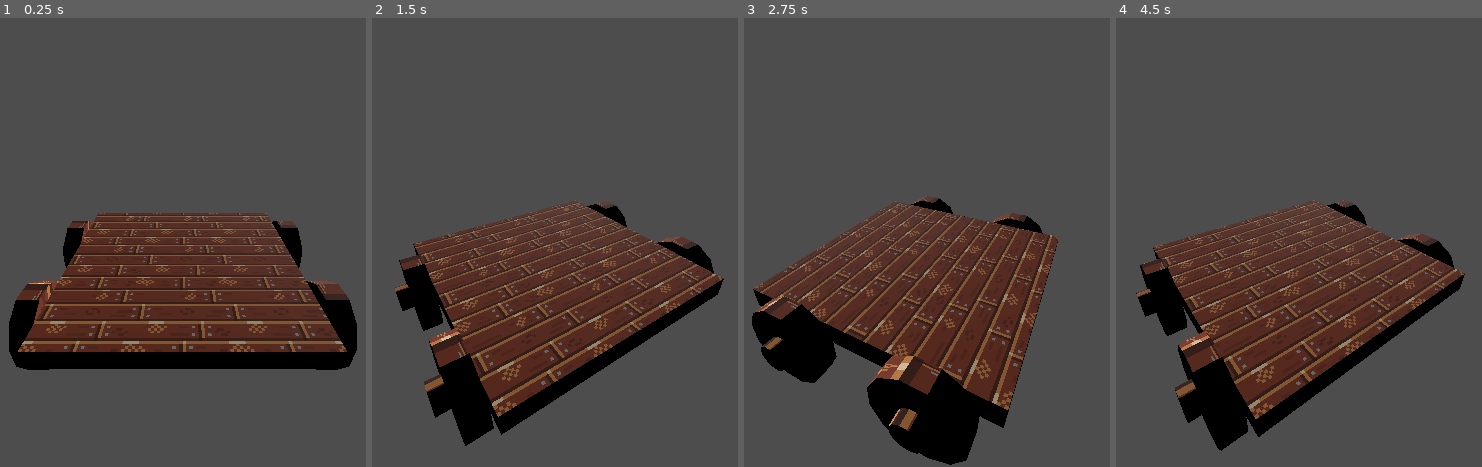
Above: before the commit, frames 1-4 (left to right).
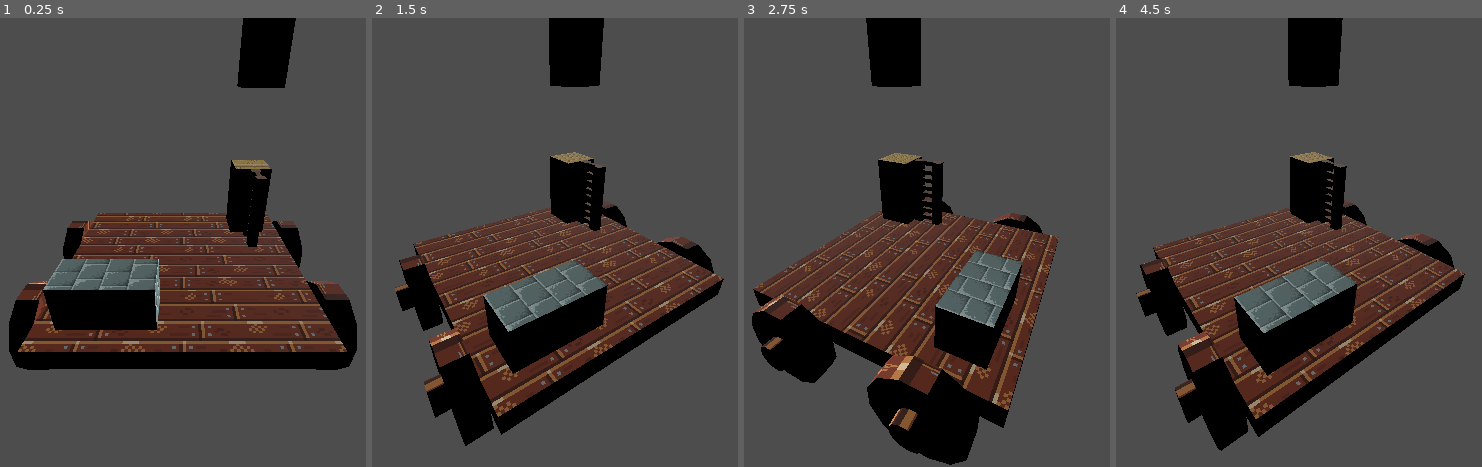
Above: after the commit, the same moments.

Repository: RoboPesce/IfYouBuildItTheyWillScale
Game: Godot game, scene res://Game/World/World.tscn
Same seed, same stepped clock (60 frames per second), same inputs: the game is played once before the commit and once after it.
Inputs (mouse positions are in pixels of both pictures, inside the frame that each line leads up to):
- Up to frame 1 (0.25 s): no input
- Up to frame 2 (1.5 s): tap Enter at 0.5 s; move the mouse to (730, 220) at 0.52 s; hold Mouse wheel up (RotateCameraLeft) 0.53-1.28 s; move the mouse to (393, 264) at 1.27 s; tap Mouse wheel down (RotateCameraRight) at 1.35 s
- Up to frame 3 (2.75 s): move the mouse to (1007, 143) at 2.02 s; hold Mouse wheel up (RotateCameraLeft) from 2.03 s (still down)
- Up to frame 4 (4.5 s): move the mouse to (1258, 332) at 2.77 s; release Mouse wheel up (RotateCameraLeft) at 2.78 s; tap Mouse wheel down (RotateCameraRight) at 2.85, 4.35 s; move the mouse to (outside the picture) at 3.52 s; hold Mouse wheel up (RotateCameraLeft) 3.53-4.28 s; move the mouse to (outside the picture) at 4.27 s

The runs differ from the first frame. In frame 1, 8.5% of the frame differs, in the area x 11-81%, y 0-70%; in frame 2, 9.6%, in the area x 30-65%, y 0-80%; in frame 3, 8.5%; in frame 4, 9.5%.
Error before the commit: Parse Error: Expected indented block after "for" block. (res://Game/Cart/BlockManager.gd:64)

Commit message:
Blocks can be added to game!

Diff:
--- a/Game/Blocks/Scripts/BaseBlock.gd
+++ b/Game/Blocks/Scripts/BaseBlock.gd
@@ -1,7 +1,7 @@
 class_name BaseBlock
 extends CharacterBody3D
 
-enum BlockType { WOOD, STONE, LADDER }
+enum BlockType { WOOD=0, STONE=1, LADDER=2 }
 
 @export var type : BlockType
 
@@ -15,7 +15,7 @@
 var last_update : int = 0
 
 # used by root
-var component_blocks : Array[BaseBlock] = Array()
+var component_blocks : Array[BaseBlock]
 var drop_distance : int
 
 func _process(delta : float) -> void:
--- a/Game/Cart/BlockManager.gd
+++ b/Game/Cart/BlockManager.gd
@@ -1,11 +1,16 @@
 class_name BlockManager
 extends Node3D
 
+const BlockContructors = [preload("res://Game/Blocks/Scenes/WoodBlock.tscn"),
+						 preload("res://Game/Blocks/Scenes/StoneBlock.tscn"),
+						 preload("res://Game/Blocks/Scenes/LadderBlock.tscn")]
+
 # 3D array of all blocks in scene
 # block_array[level][row][column]
-var block_array : Array
+var block_array : Array = Array()
 
 var current_piece : Piece = null
+var component_roots : Array[BaseBlock]
 
 # Block fall timer
 var BlockFallTimer : float = 0
@@ -22,6 +27,16 @@
 			block_array[level][row] = Array()
 			block_array[level][row].resize(Global.BLOCKS_PER_SIDE)
 			block_array[level][row].fill(null)
+
+	# TESTING
+	add_child(construct_block(0, 0, 0, BaseBlock.BlockType.STONE, "stone0"))
+	add_child(construct_block(1, 0, 0, BaseBlock.BlockType.WOOD, "wood1"))
+	add_child(construct_block(4, 0, 0, BaseBlock.BlockType.STONE, "stone4"))
+	add_child(construct_block(5, 0, 0, BaseBlock.BlockType.STONE, "stone5"))
+	add_child(construct_block(0, 1, 0, BaseBlock.BlockType.LADDER, "ladder0"))
+	add_child(construct_block(1, 1, 0, BaseBlock.BlockType.LADDER, "ladder1"))
+	add_child(construct_block(0, 4, 3, BaseBlock.BlockType.STONE, "stone2"))
+	add_child(construct_block(0, 4, 4, BaseBlock.BlockType.STONE, "stone3"))
 
 func _process(delta : float) -> void:
 	BlockFallTimer += delta
@@ -44,25 +59,35 @@
 	else: # create new piece
 		pass
 
-	var component_roots : Array[BaseBlock]
+	component_roots.clear()
 	# iterate through blocks/levels bottom up
 	for level in range(Global.MAX_BLOCK_HEIGHT):
 		for row in range(Global.BLOCKS_PER_SIDE):
 			for col in range(Global.BLOCKS_PER_SIDE):
 				var block : BaseBlock = block_array[level][row][col]
-				if block == null: continue
-				# piece already handled separately
-				if (block.piece): continue
-				if (block.last_update == current_update): continue
+				if (block == null
+					or block.parent_piece
+					or block.last_update == current_update):
+						continue
 
 				component_roots.append(block)
 				block.component_blocks.clear()
 				propagate_component_and_update(block, block)
 
 	# find how far each component needs to drop
-	for component in component_roots:
-		for block in component.component_blocks:
+	for root in component_roots:
+		root.drop_distance = Global.MAX_BLOCK_HEIGHT
+		for block in root.component_blocks:
+			if (block.level == 0):
+				root.drop_distance = 0
+				break
+			var below_block : BaseBlock = get_first_block_below(block)
+			var dist : int = (block.level - below_block.level) if below_block else block.level
+			if (dist < root.drop_distance): root.drop_distance = dist
 
+	# TESTING
+	for root in component_roots:
+		print(root.name)
 
 func handle_piece_fall() -> void:
 	var can_drop : bool = true
@@ -71,7 +96,7 @@
 			can_drop = false
 			break
 		var next_block = get_first_block_below(block)
-		if (next_block and (not next_block.piece == block.piece) and (next_block.level == block.level - 1)):
+		if (next_block and (not next_block.parent_piece == block.parent_piece) and (next_block.level == block.level - 1)):
 			can_drop = false
 			break
 
@@ -88,35 +113,34 @@
 # find all blocks in the connected component of the root block and update references
 func propagate_component_and_update(block : BaseBlock, root : BaseBlock) -> void:
 	# propagate in 6 directions
-	if (block == null
-		or block.piece
-		or block.last_update == current_update):
-			return
+	if (block.parent_piece or block.last_update == current_update): return
 	block.component_root = root
 	block.last_update = current_update
 	root.component_blocks.append(block)
 
-	# ladders form their own components unless on the ground, so skip these if looking to the side
-	# ladders can look down for non-ladder components and non-ladders can look up
+	# ladders can only look up at other ladders
+	# non-ladder blocks can only look at ladders if they are up
+	# ladders cannot look to the sides
 	var next_block : BaseBlock
 	if block.level > 1:
 		next_block = block_array[block.level-1][block.row][block.col]
-		if (block.is_ladder() or !next_block.is_ladder()): propagate_component_and_update(next_block, root)
+		if next_block and (block.is_ladder() or !next_block.is_ladder()): propagate_component_and_update(next_block, root)
 	if block.level < Global.MAX_BLOCK_HEIGHT:
 		next_block = block_array[block.level+1][block.row][block.col]
-		if (!block.is_ladder() or next_block.is_ladder()): propagate_component_and_update(next_block, root)
+		if next_block and (!block.is_ladder() or next_block.is_ladder()): propagate_component_and_update(next_block, root)
+	if (block.is_ladder()): return
 	if block.row > 0:
 		next_block = block_array[block.level][block.row-1][block.col]
-		if (block.is_ladder() == next_block.is_ladder()): propagate_component_and_update(next_block, root)
+		if next_block and (!next_block.is_ladder()): propagate_component_and_update(next_block, root)
 	if block.row < Global.BLOCKS_PER_SIDE - 1:
 		next_block = block_array[block.level][block.row+1][block.col]
-		if (block.is_ladder() == next_block.is_ladder()): propagate_component_and_update(next_block, root)
+		if next_block and (!next_block.is_ladder()): propagate_component_and_update(next_block, root)
 	if block.col > 0:
 		next_block = block_array[block.level][block.row][block.col-1]
-		if (block.is_ladder() == next_block.is_ladder()): propagate_component_and_update(next_block, root)
+		if next_block and (!next_block.is_ladder()): propagate_component_and_update(next_block, root)
 	if block.col < Global.BLOCKS_PER_SIDE - 1:
 		next_block = block_array[block.level][block.row][block.col+1]
-		if (block.is_ladder() == next_block.is_ladder()): propagate_component_and_update(next_block, root)
+		if next_block and (!next_block.is_ladder()): propagate_component_and_update(next_block, root)
 
 # returns null if no block found, or if the block is part of this block's component
 func get_first_block_below(block : BaseBlock) -> BaseBlock:
@@ -124,7 +148,17 @@
 	while(iter_level > 1):
 		iter_level -= 1
 		var found_block : BaseBlock = block_array[iter_level][block.row][block.col]
-		if (found_block):
-			if found_block.component_root == block.component_root: return null
-			return found_block
+		if (found_block): return found_block if found_block.component_root != block.component_root else null
 	return null
+
+func construct_block(level : int, row : int, col : int, type : BaseBlock.BlockType, name : String = "") -> BaseBlock:
+	if block_array[level][row][col]: return null
+	var block = BlockContructors[type].instantiate()
+	block.level = level
+	block.row = row
+	block.col = col
+	block_array[level][row][col] = block
+	block.name = name
+	# level is the y-coordinate
+	block.transform.origin = Vector3(row, level, col)
+	return block
